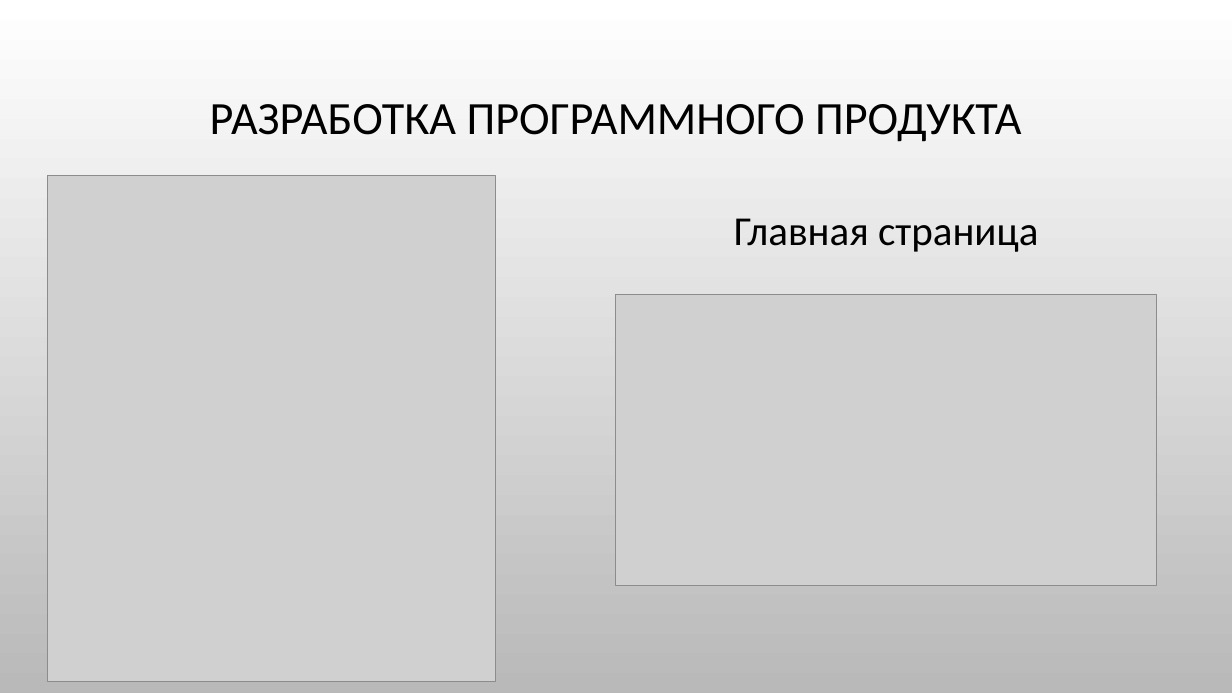
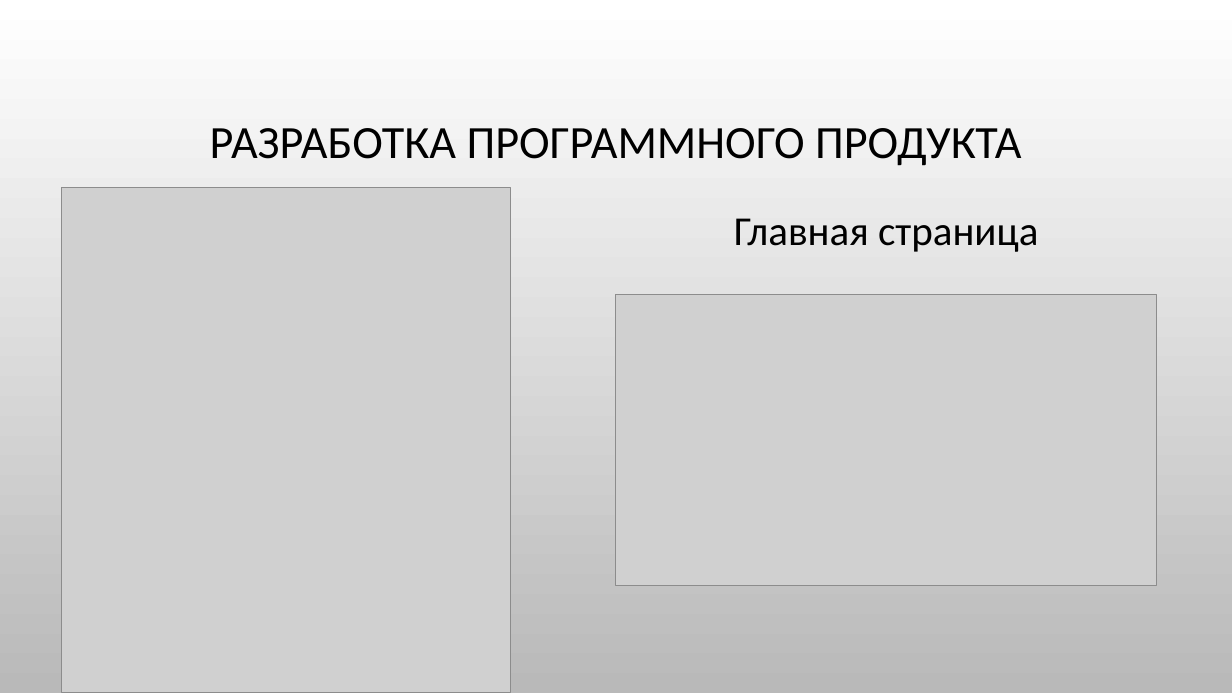
Before and after one commit to ChiCha10-11/Kursovoy, a slide deck: slide 14 of Курсовая работа.pptx. Drawn at 1232x693 pixels with LibreOffice and Linux fonts; fonts in the diff are those of the drawing; grey boxes stand for pictures; background and template pictures are left out. Boxes give left, top, right and bottom in pixels: in the first picture for what was removed or moved away, otherwise in the second. Text is boxed around its words. In the diff, an @@ line names an element or a change of style, - is before the commit and + after.

```diff
--- a/Курсовая работа.pptx
+++ b/Курсовая работа.pptx
@@ title "РАЗРАБОТКА ПРОГРАММНОГО ПРОДУКТА": place and size @@
-title "РАЗРАБОТКА ПРОГРАММНОГО ПРОДУКТА" at box(210, 104, 1022, 142)
+title "РАЗРАБОТКА ПРОГРАММНОГО ПРОДУКТА" at box(210, 128, 1022, 166)
@@ picture: place and size @@
-picture at box(47, 176, 495, 681)
+picture at box(62, 188, 510, 693)
```
Also in this commit, not shown: 1 other slide changed, 2 other files.
